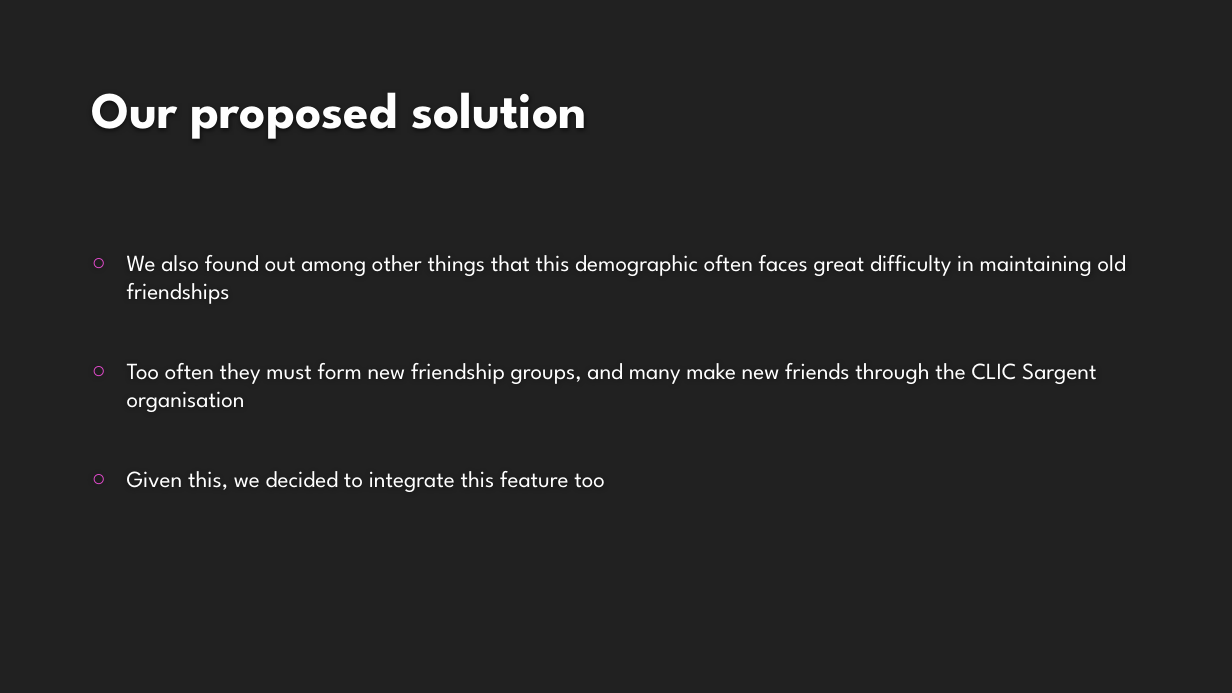
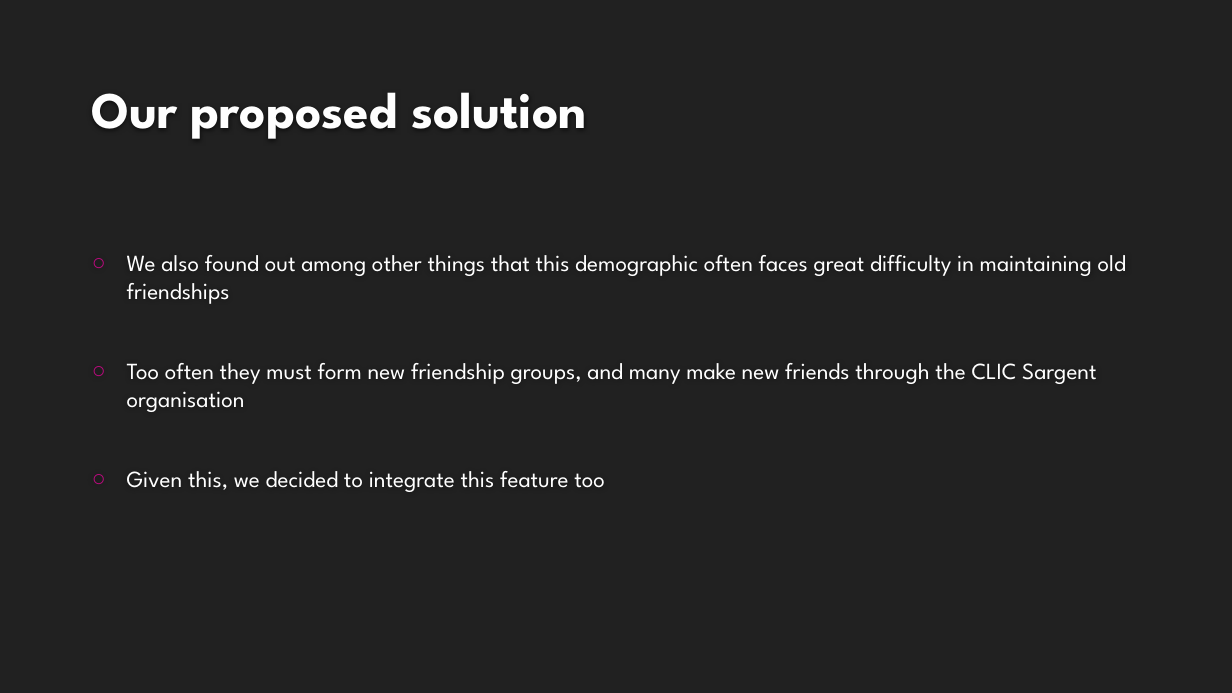
Before and after one commit to cfg-london/team-10, a slide deck: slide 4 of CLIC_SARGENT.pptx. Drawn at 1232x693 pixels with LibreOffice and Linux fonts; fonts in the diff are those of the drawing; background and template pictures are left out. Boxes give left, top, right and bottom in pixels: in the first picture for what was removed or moved away, otherwise in the second. Text is boxed around its words. In the diff, an @@ line names an element or a change of style, - is before the commit and + after.

```diff
--- a/CLIC_SARGENT.pptx
+++ b/CLIC_SARGENT.pptx
@@ text "We also found out among ..." at (x1=127, y1=255, x2=1126, y2=492): bullet colour #E24ACC to #BA0A7E @@
```
Also in this commit, not shown: 3 other slides changed.
